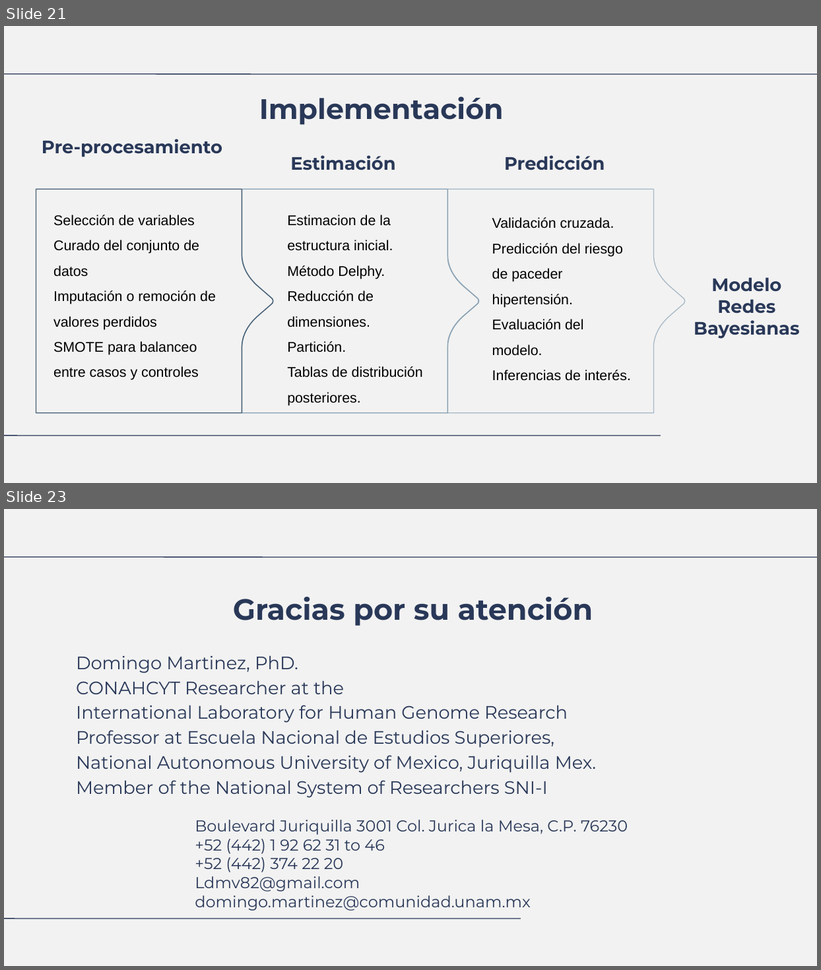
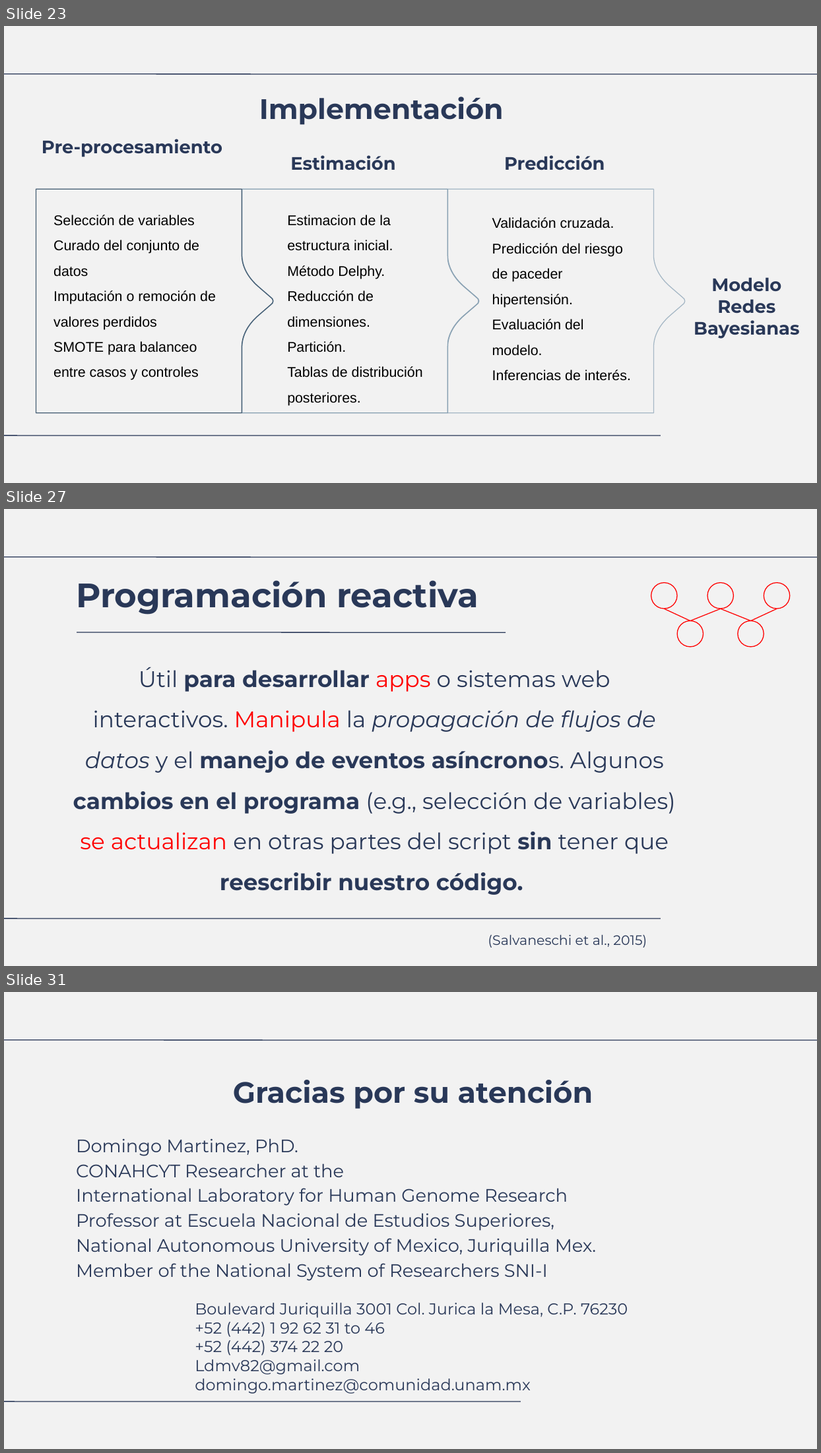
Before and after one commit to LuisDomingo/Proy_Bioinfo_Data_Analysis, a slide deck: index.odp. Shown one above the other, each under a label of ours: slides 21 and 23 before the commit, slides 23, 27 and 31 after it; the slides between them are not shown. The pictures are 821x970 and 821x1453 pixels, drawn with LibreOffice and Linux fonts; fonts in the diff are those of the drawing. Boxes give left, top, right and bottom in pixels: in the first picture for what was removed or moved away, otherwise in the second. Text is boxed around its words. In the diff, an @@ line names an element or a change of style, - is before the commit and + after.

```diff
--- a/index.odp
+++ b/index.odp
@@ slide 27 added at [4,509,817,966], background #F2F2F2; not listed: 2 template elements that a slide beside it also shows @@
@@ title added at [76,580,479,615], 30 pt, text #293858, bold @@
+Programación reactiva
@@ group added at [651,583,790,647]: 5 ellipses, 4 freeform shapes @@
@@ line added from (506, 632) to (77, 632), #293858 0.74 pt @@
@@ title added at [73,667,675,895], 20 pt, text #293858 @@
+Útil para desarrollar apps o sistemas web interactivos. Manipula la propagación de flujos de datos y el manejo de eventos asíncronos. Algunos cambios en el programa (e.g., selección de variables) se actualizan en otras partes del script sin tener que reescribir nuestro código.
@@ text added at [488,935,647,948], 12 pt, text #293858 @@
+(Salvaneschi et al., 2015)
@@ what was slide 21 is now slide 23 @@
@@ what was slide 23 is now slide 31 @@
```
Also in this commit, not shown: 2 slides changed, 7 other slides added, 45 other files.
